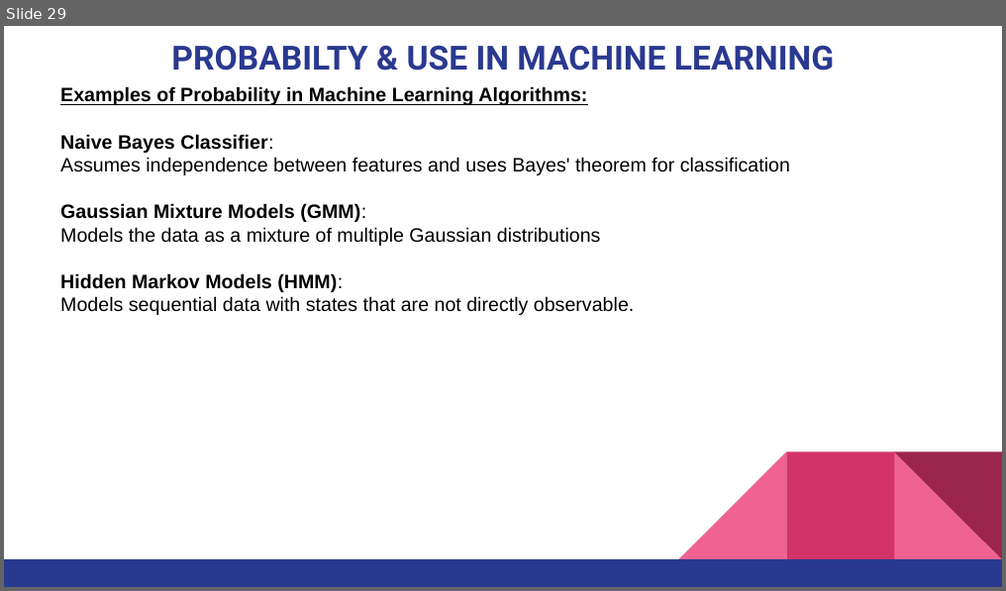
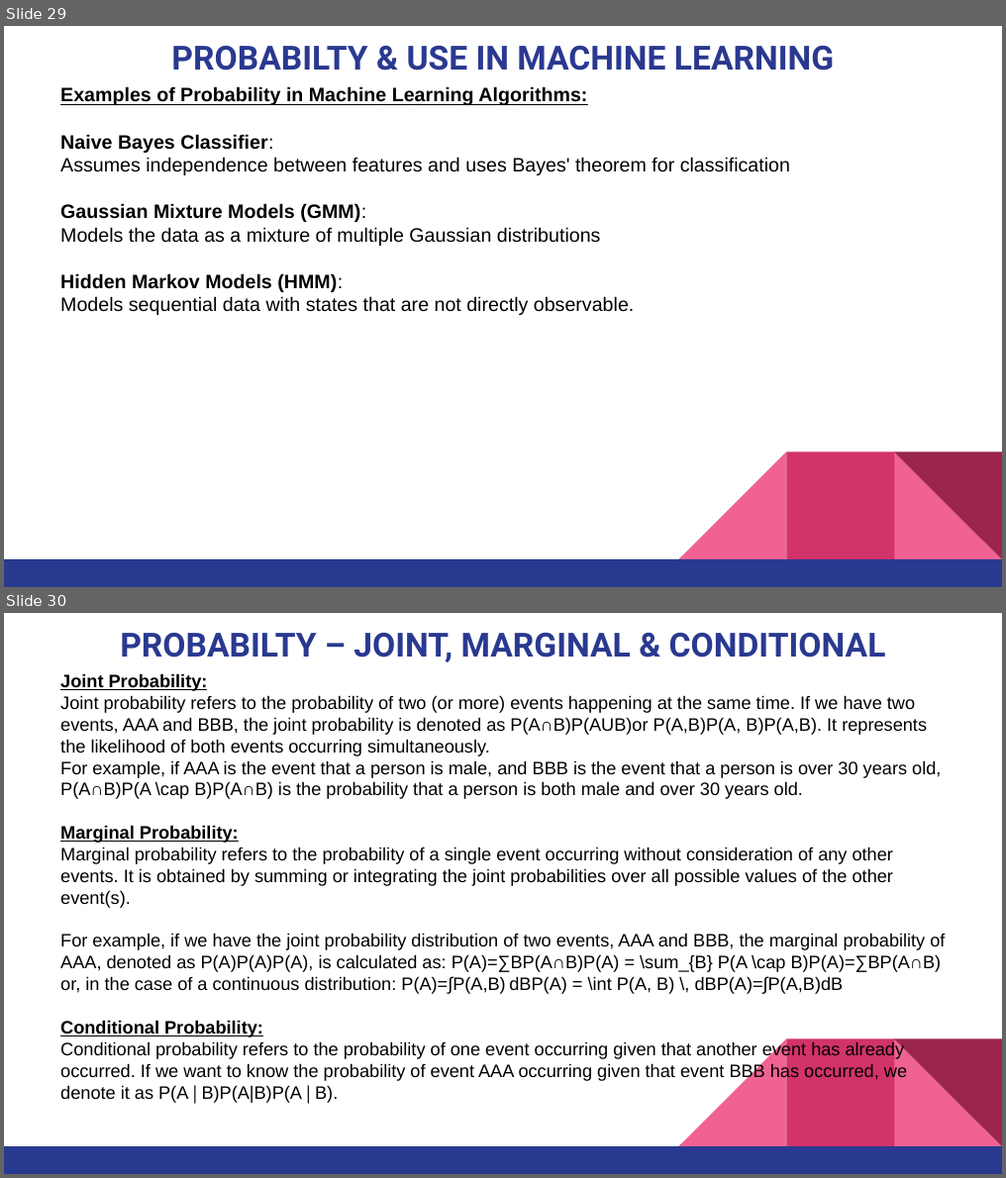
Before and after one commit to pnytrainingrepo/artificial-intelligence, a slide deck: AI-DataScience.pptx. Shown one above the other, each under a label of ours: slide 29 before the commit, slides 29 and 30 after it. The pictures are 1006x591 and 1006x1178 pixels, drawn with LibreOffice and Linux fonts; fonts in the diff are those of the drawing. Boxes give left, top, right and bottom in pixels: in the first picture for what was removed or moved away, otherwise in the second. Text is boxed around its words. In the diff, an @@ line names an element or a change of style, - is before the commit and + after.

```diff
--- a/AI-DataScience.pptx
+++ b/AI-DataScience.pptx
@@ slide 30 added at <box>4,613,1002,1174</box>, background #FFFFFF; not listed: 5 template elements that a slide beside it also shows @@
@@ title added at <box>120,632,886,663</box>, 24 pt, text #2A3990, bold @@
+PROBABILTY – JOINT, MARGINAL & CONDITIONAL
@@ text added at <box>60,673,944,1103</box>, 13 pt, text #000000 @@
+Joint Probability:
+Joint probability refers to the probability of two (or more) events happening at the same time. If we have two events, AAA and BBB, the joint probability is denoted as P(A∩B)P(AUB)or P(A,B)P(A, B)P(A,B). It represents the likelihood of both events occurring simultaneously.
+For example, if AAA is the event that a person is male, and BBB is the event that a person is over 30 years old, P(A∩B)P(A \cap B)P(A∩B) is the probability that a person is both male and over 30 years old.
+Marginal Probability:
+Marginal probability refers to the probability of a single event occurring without consideration of any other events. It is obtained by summing or integrating the joint probabilities over all possible values of the other event(s).
+For example, if we have the joint probability distribution of two events, AAA and BBB, the marginal probability of AAA, denoted as P(A)P(A)P(A), is calculated as: P(A)=∑BP(A∩B)P(A) = \sum_{B} P(A \cap B)P(A)=∑BP(A∩B) or, in the case of a continuous distribution: P(A)=∫P(A,B) dBP(A) = \int P(A, B) \, dBP(A)=∫P(A,B)dB
+Conditional Probability:
+Conditional probability refers to the probability of one event occurring given that another event has already occurred. If we want to know the probability of event AAA occurring given that event BBB has occurred, we denote it as P(A∣B)P(A|B)P(A∣B).
```
Also in this commit, not shown: 11 other slides added, 1 other file.
